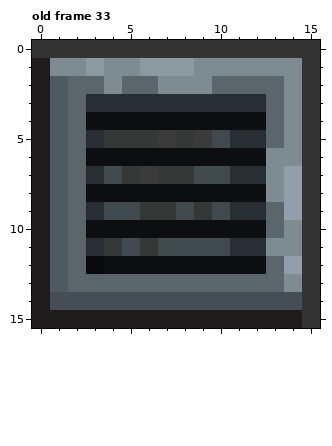
Two states of a pixel-art file, public/assets/graphics/snek-tiles-16.ase. Above is the file before it was changed.
16x16 pixels, 33 frames. Colours within 5 levels of each other are drawn and written as one. Shown: old frame 33. The commit also changed other frames, which this record leaves out.
The result:
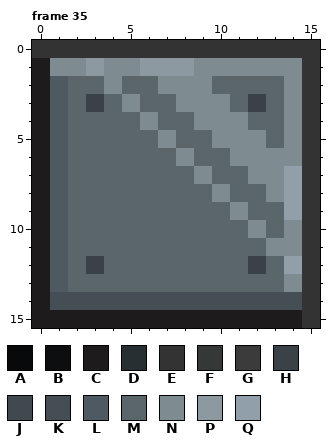
Palette (. is transparent): A #07090a  B #0c0e10  C #1d1b1b  D #282f32  E #333333  F #343938  G #3b3b3b  H #3a4247  J #40494d  K #454e55  L #4f5961  M #5b666b  N #7e8b90  P #8c99a0  Q #909fa9
A new or re-ordered frame is compared with the old frame closest to it.
Change:
frames 33 -> 35
Frame 35 is new; against old frame 33, layer "layer":
The edit turns colour A into colour H in row 12 at x 3.
The edit turns colour B into colour H in row 12 at x 12.
The edit turns colour D into colour H in row 3 at x 3 and 12.
The edit turns colour B into colour M in row 4 at x 3 to 5, 7 to 8 and 12; in row 6 at x 3 to 7 and 9 to 10; in row 8 at x 3 to 9 and 11 to 12; in row 10 at x 3 to 11; in row 12 at x 4 to 11.
The edit turns colour D into colour M in row 3 at x 4, 6 to 7 and 11; in row 5 at x 3; in row 7 at x 3 and 11; in row 9 at x 3 and 12; in row 11 at x 3 and 11 to 12.
The edit turns colour F into colour M in row 5 at x 4 to 6 and 8; in row 7 at x 5 and 7 to 8; in row 9 at x 6 to 7 and 9; in row 11 at x 4 and 6.
The edit turns colour G into colour M in row 5 at x 9; in row 7 at x 6.
The edit turns colour J into colour M in row 7 at x 4 and 10; in row 9 at x 4 to 5, 8 and 10; in row 11 at x 5 and 7 to 10.
The edit turns colour B into colour N in row 4 at x 6 and 9 to 11; in row 6 at x 8 and 11 to 12; in row 8 at x 10; in row 10 at x 12.
The edit turns colour D into colour N in row 3 at x 5 and 8 to 10; in row 5 at x 11 to 12; in row 7 at x 12; in row 9 at x 11.
The edit turns colour G into colour N in row 5 at x 7.
The edit turns colour J into colour N in row 5 at x 10; in row 7 at x 9.
Pixel boxes of the changes (left, top, right, bottom) in both pictures:
changed: (86, 94, 266, 274)
